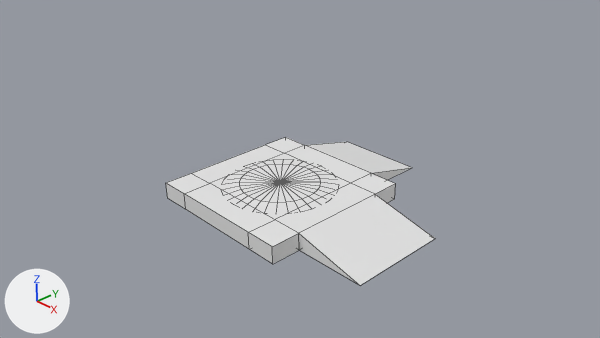
Two versions of the Blender file Assets/Resources/Temple/BlenderText/Blender/SpawnPoint.blend, one commit apart.
Camera for both pictures: the file's camera 'Camera'. The axes (+X, +Y, +Z) are drawn at lower left. The lights are the same throughout. Mesh edges are drawn as thin lines.

The scene before the commit, as lines of its bpy script (objects in view):
```python
me_cube = bpy.data.meshes.new('Cube')
me_cube.from_pydata(...)  # 36 vertices, 37 faces; spans x -1.0..1.89, y -1.0..1.85, z -1.0..1.0
me_cylinder_001 = bpy.data.meshes.new('Cylinder.001')
me_cylinder_001.from_pydata(...)  # 99 vertices, 128 faces, 1 loose edge; spans x -1.0..1.0, y -1.0..1.0, z -0.24..0.21
ob_cube = bpy.data.objects.new('Cube', me_cube)
ob_cube.location = (0.0, 0.0, 0.0)
ob_cube.scale = (1.39, 1.39, 0.149)
ob_cylinder = bpy.data.objects.new('Cylinder', me_cylinder_001)
ob_cylinder.location = (0.0, 0.0, 0.0)
ob_cylinder.scale = (1.0, 1.0, 0.812)
```
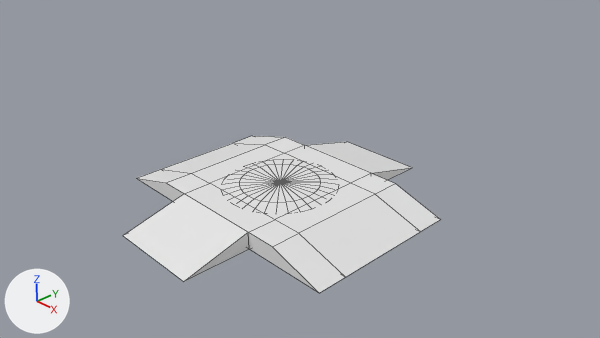
Changed parts and their boxes (x1, y1, x2, y2) in the pictures (600 x 338 px; the box of a moved part takes in the faces that stretch with it):
'Cube', reshaped (18% wider, 6% taller): before (166, 137, 435, 285); after (123, 136, 441, 293)
part 1 of me_cube, moved or reshaped: before (166, 183, 435, 285); after (123, 136, 441, 293)

Edits to the bpy script that builds the scene:
```text
Change me_cube:
    used by ob_cube; location = (0.0, 0.0, 0.0); scale = (1.39, 1.39, 0.149)
    remove me_cube.from_pydata(...)  # 36 vertices, 37 faces; spans x -1.0..1.89, y -1.0..1.85, z -1.0..1.0
    add me_cube.from_pydata(...)  # 36 vertices, 38 faces; spans x -1.75..1.69, y -1.85..1.85, z -1.0..1.0
    me_cube part 1
    4 vertices are removed from x 1.0..1.89, y -0.62..0.62, z -1.0
    9 faces are deleted
    4 vertices in x -1.0, y -1.0..1.0, z -1.0 move by (-0.75, 0.0, 0.0)
    2 vertices move from x 1.0, y -1.0..1.0, z -1.0 to x 1.69, y -1.0..1.0, z -1.0
    4 vertices are added at (1.69, -0.62, -1.0), (1.69, 0.62, -1.0), (-0.61, -1.85, -1.0), (0.61, -1.85, -1.0)
    10 new faces join them
```
